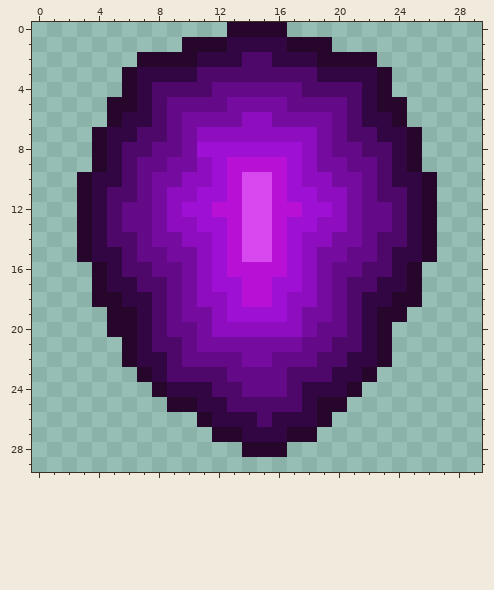
Two states of a pixel-art sprite, texture/Portail_Entree.png. Above, as it was before the edit.
The file is 30x30 pixels. Colours within 5 levels of each other are drawn and written as one.
After the commit:
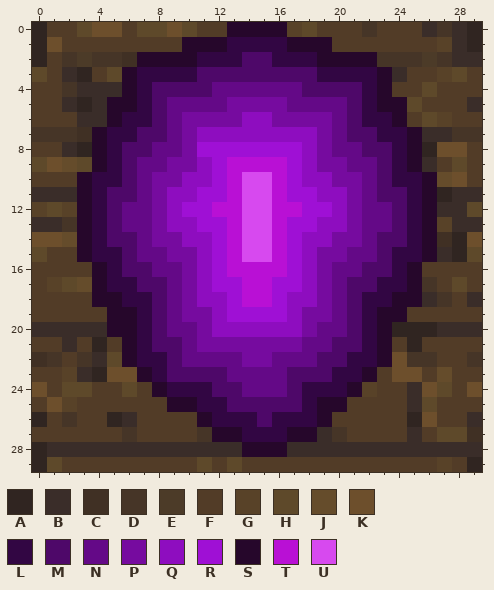
Palette (. is transparent): A #302521  B #3a2d29  C #403024  D #463527  E #4c3b28  F #523c27  G #584228  H #5e492a  J #654c2b  K #6d4f2c  L #320643  M #4e0869  N #640987  P #760b9f  Q #8e0dbf  R #9f10d5  S #26072b  T #b910d5  U #d749ef
From the commit log: Modification des textures des portails
Change:
Changed rows in their new state; - is an unchanged pixel.
first column x 0:
 0 AFFHKKFHHKHFF----GHFFFDFFFBDBA
 1 AKFFFFFFFF----------FFFFFFFGBA
 2 AFDEDDC----------------DDDEDBB
 3 HFBAFH------------------BFFGHF
 4 FFDBBB------------------FFHFFF
 5 FFBAB--------------------HFFFB
 6 FFFBB--------------------FHGFF
 7 DDDC----------------------BBDD
 8 FFBA----------------------AKKF
 9 HKJH----------------------BFHF
10 FFF------------------------JKF
11 BBB------------------------ABB
12 GHG------------------------BBH
13 BBD------------------------GBB
14 KKJ------------------------CAK
15 HFF------------------------BAH
16 FFFF----------------------FFFF
17 FGHJ----------------------DFHF
18 FFFF----------------------BDFB
19 FFFFF--------------------FFFFF
20 BBBBB-------------------AAABBB
21 FFBFAF------------------FAFFFF
22 CDFDBH------------------KDDFFD
23 FFGBAKK----------------FKKFJFF
24 KFHHFFHF--------------GFFBKHFK
25 FKGFFFFFF------------FFFFBHFFF
26 AFDFFABFFFF---------FFFFFAKFFB
27 FFFFFFDFFFFD-------BDFFFFBFHHC
28 ABBBBBBBBBBBBB---BBBBBBBBBBBBB
29 AHFFFFFFFFFHFHFFFFFFFFFFFFFGFA
Boxes around the changes in both pictures, in picture pixels (x1, y1, x2, y2):
added: (32, 22, 482, 472)
